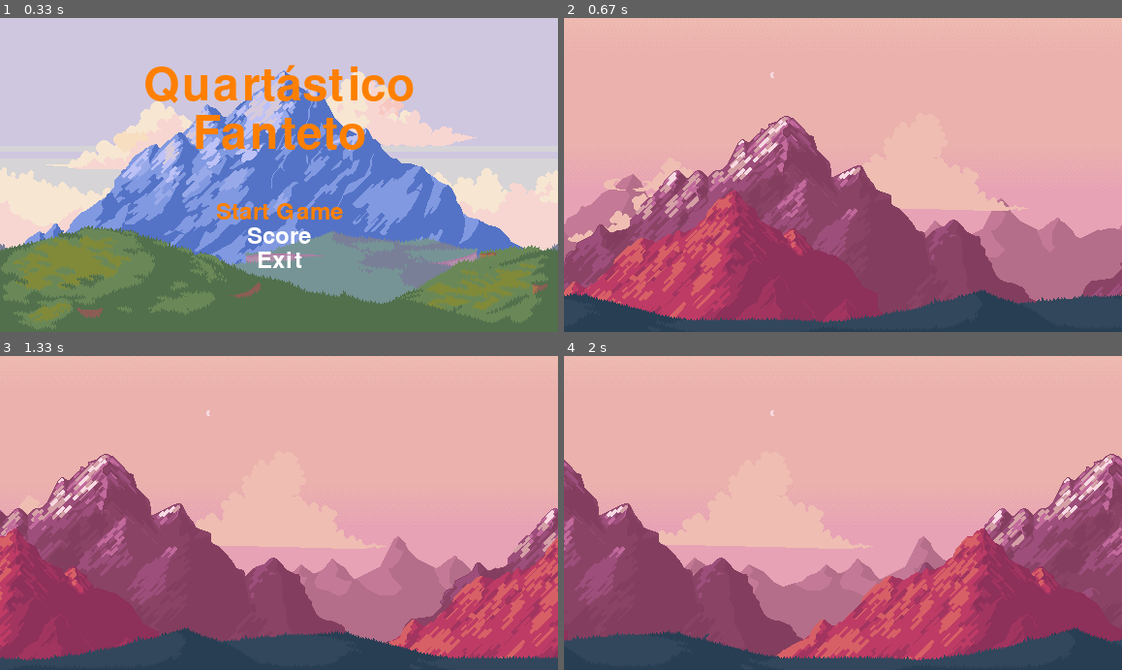
Above: before the commit, frames 1-4 (two rows, left to right).
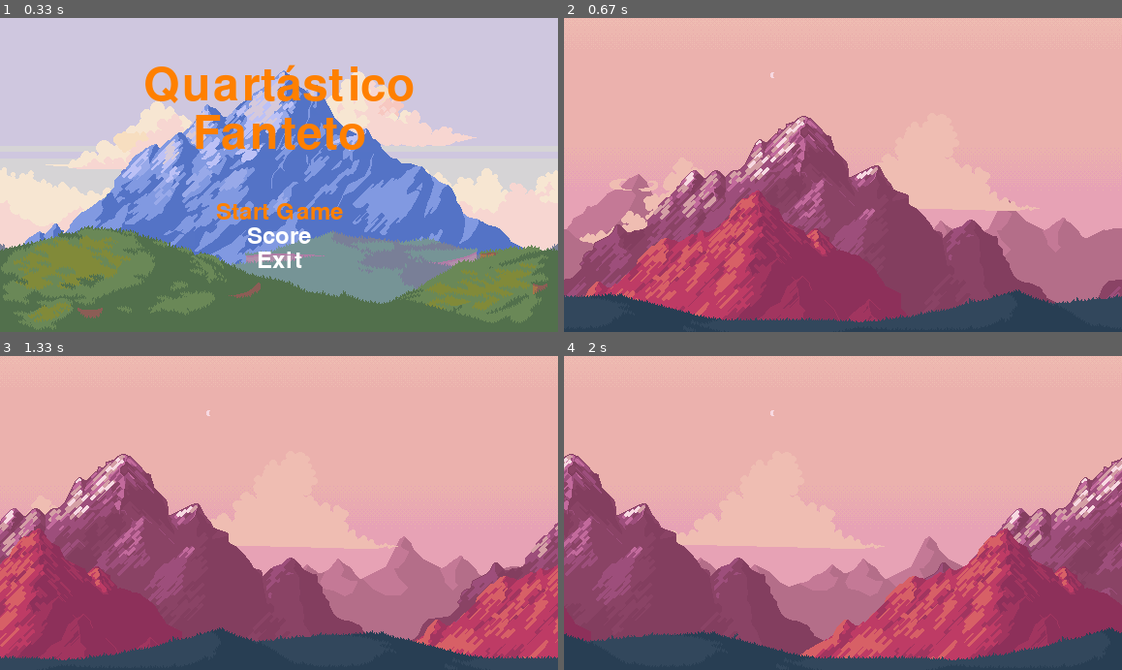
Above: after the commit, the same moments.

Repository: JoaoNahid/PyGame
Game: pygame game, started from main.py
Two runs of this game, one before a commit and one after it. Both use one fixed random seed, a clock stepped at 60 frames per second and the inputs below.
Inputs:
- Up to frame 1 (0.33 s): no input
- Up to frame 2 (0.67 s): tap Enter at 0.33 s
- Up to frame 3 (1.33 s): no input
- Up to frame 4 (2 s): no input

Frame 1 is identical in both runs. In frame 2, 15% of the frame differs, in the area x 0-100%, y 31-97%; in frame 3, 15%; in frame 4, 15%.

Commit message:
:sparkles: Feat: define FPS

Diff:
--- a/code/Level.py
+++ b/code/Level.py
@@ -1,4 +1,5 @@
 import pygame
+from pygame.time import Clock
 
 from code.Entity import Entity
 from code.EntityFactory import EntityFactory
@@ -14,7 +15,9 @@
         self.entity_list.extend(EntityFactory.get_entity('Level1Bg'))
 
     def run(self):
+        clock = pygame.time.Clock()
         while True:
+            clock.tick(60)
             for ent in self.entity_list:
                 self.window.blit(source=ent.surf, dest=ent.rect)
                 ent.move()
